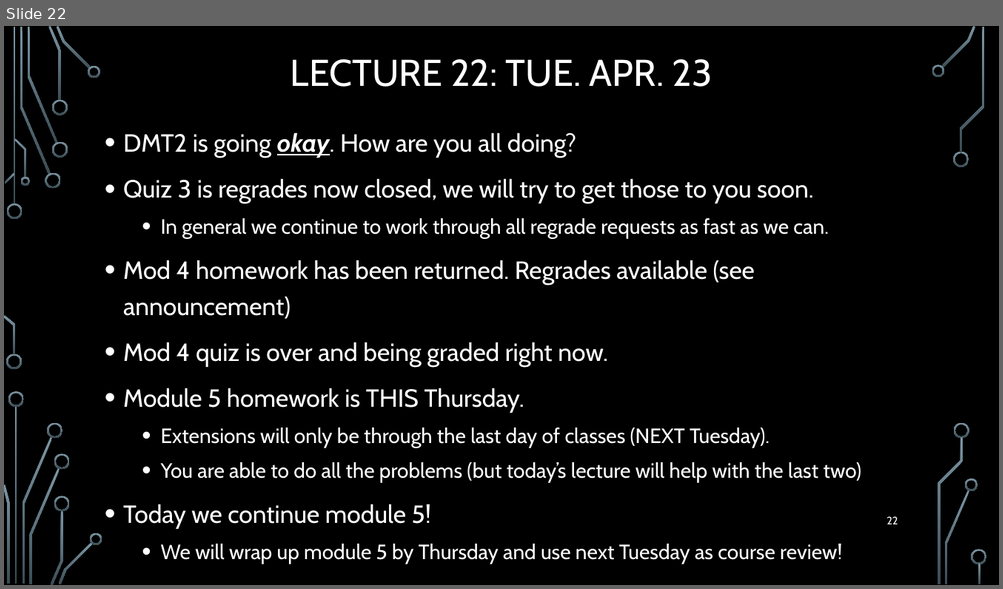
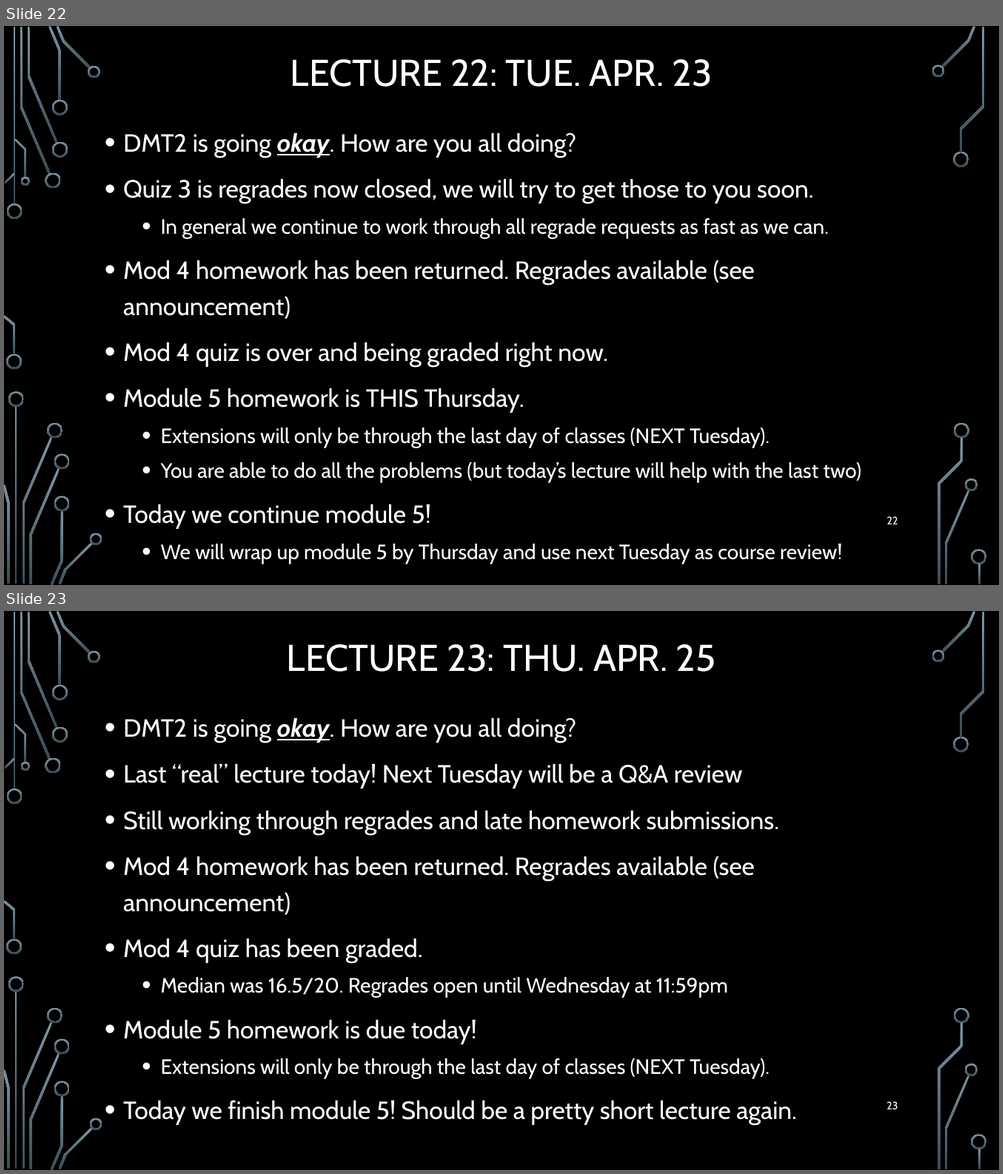
Before and after one commit to markfloryan/dmt2, a slide deck: slides/00-DailyAnnouncements.pptx. Shown one above the other, each under a label of ours: slide 22 before the commit, slides 22 and 23 after it. The pictures are 1003x589 and 1003x1174 pixels, drawn with LibreOffice and Linux fonts; fonts in the diff are those of the drawing; background and template pictures are left out. Boxes give left, top, right and bottom in pixels: in the first picture for what was removed or moved away, otherwise in the second. Text is boxed around its words. In the diff, an @@ line names an element or a change of style, - is before the commit and + after.

```diff
--- a/slides/00-DailyAnnouncements.pptx
+++ b/slides/00-DailyAnnouncements.pptx
@@ slide 23 added at [4, 611, 999, 1170], background picture (left out); not listed: 36 template elements that a slide beside it also shows @@
@@ title added at [287, 644, 716, 672], 36 pt, text #FFFFFF @@
+LECTURE 23: THU. APR. 25
@@ text added at [123, 718, 797, 1125], 24 pt, text #FFFFFF @@
+• DMT2 is going okay. How are you all doing?
+• Last “real” lecture today! Next Tuesday will be a Q&A review
+• Still working through regrades and late homework submissions.
+• Mod 4 homework has been returned. Regrades available (see announcement)
+• Mod 4 quiz has been graded.
+  • Median was 16.5/20. Regrades open until Wednesday at 11:59pm
+• Module 5 homework is due today!
+  • Extensions will only be through the last day of classes (NEXT Tuesday).
+• Today we finish module 5! Should be a pretty short lecture again.
@@ page number added at [886, 1102, 898, 1110], 10.5 pt, text #FFFFFF @@
+23
```
Also in this commit, not shown: 4 other files.
